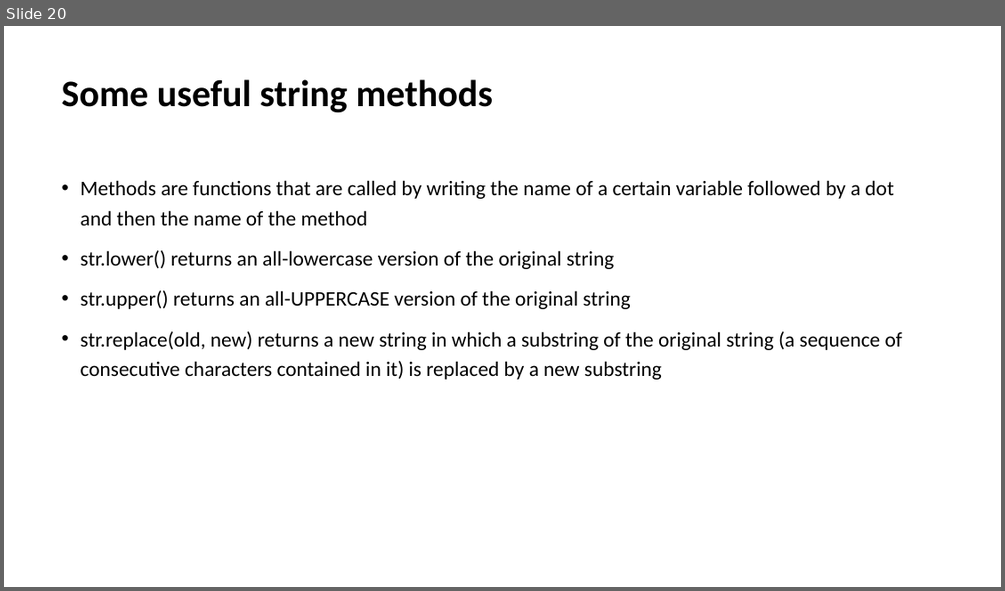
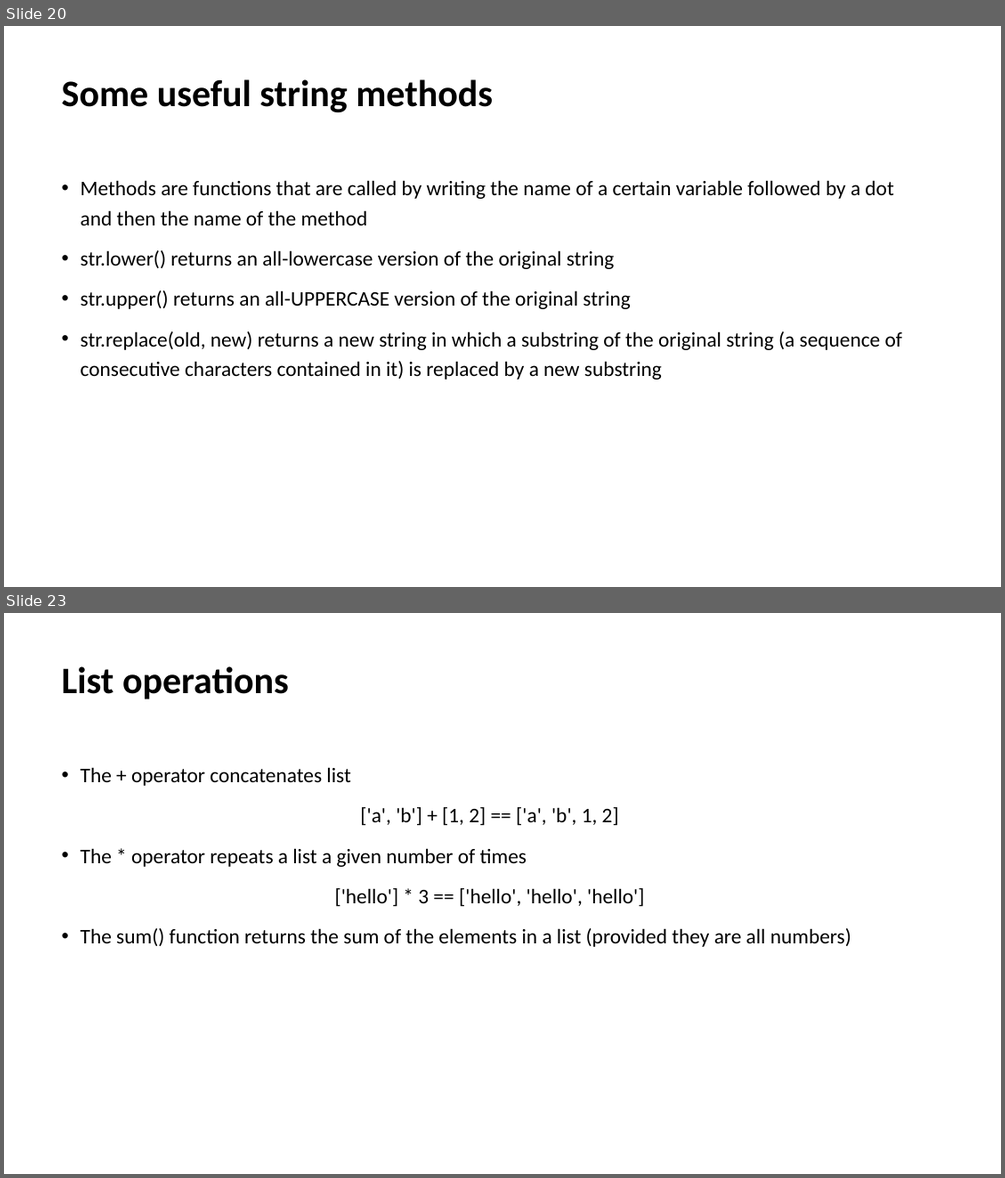
Before and after one commit to Andreher00/biomina-training, a slide deck: Introduction to Python and Data Analysis.pptx. Shown one above the other, each under a label of ours: slide 20 before the commit, slides 20 and 23 after it; the slides between them are not shown. The pictures are 1005x591 and 1005x1178 pixels, drawn with LibreOffice and Linux fonts; fonts in the diff are those of the drawing. Boxes give left, top, right and bottom in pixels: in the first picture for what was removed or moved away, otherwise in the second. Text is boxed around its words. In the diff, an @@ line names an element or a change of style, - is before the commit and + after.

Commit message:
Add list chapter

```diff
--- a/Introduction to Python and Data Analysis.pptx
+++ b/Introduction to Python and Data Analysis.pptx
@@ slide 23 added at [4,613,1001,1174], background #FFFFFF @@
@@ title added at [62,666,289,699], 36 pt, text #000000, bold @@
+List operations
@@ text added at [81,767,851,947], 20 pt, text #000000 @@
+• The + operator concatenates list
+['a', 'b'] + [1, 2] == ['a', 'b', 1, 2]
+• The * operator repeats a list a given number of times
+['hello'] * 3 == ['hello', 'hello', 'hello']
+• The sum() function returns the sum of the elements in a list (provided they are all numbers)
```
Also in this commit, not shown: 2 slides changed, 4 other slides added.
